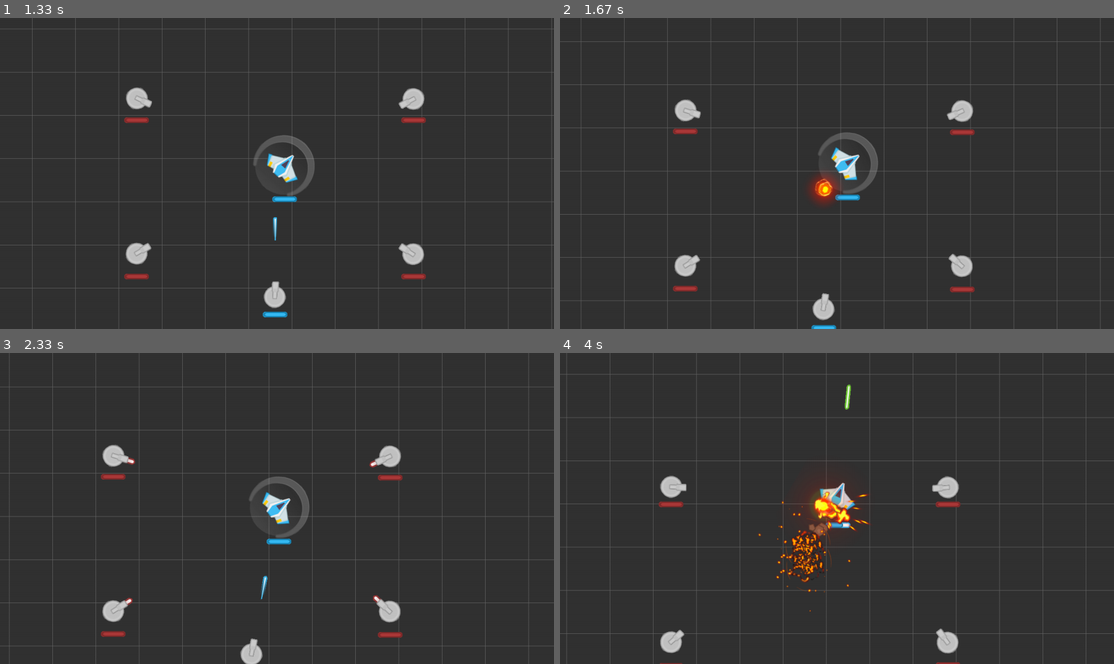
Above: before the commit, frames 1-4 (two rows, left to right).
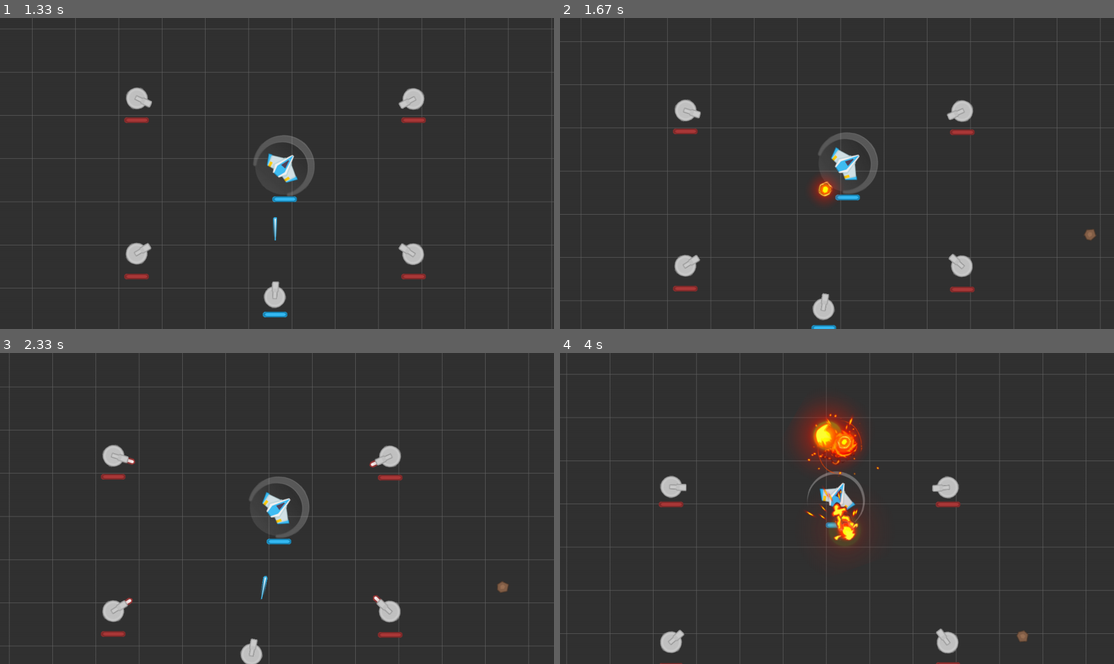
Above: after the commit, the same moments.

Repository: genericprogrammerdude/pygamengn
Game: pygame game, started from main.py
Same seed, same stepped clock (60 frames per second), same inputs: the game is played once before the commit and once after it.
Inputs:
- Up to frame 1 (1.33 s): tap Space at 0.33 s; hold D 0.67-1.13 s; hold W from 1.17 s (still down)
- Up to frame 2 (1.67 s): release W at 1.47 s; hold D from 1.5 s (still down)
- Up to frame 3 (2.33 s): release D at 1.97 s; hold A from 2 s (still down)
- Up to frame 4 (4 s): release A at 2.53 s; hold S 2.57-2.87 s; hold A 2.9-3.3 s; tap Space at 2.97, 3.27, 3.4, 3.8 s; hold W 3.33-3.7 s; hold D from 3.73 s (still down)

Frame 1 is identical in both runs. In frame 2, 0.1% of the frame differs, in the area x 45-97%, y 51-72%; in frame 3, less than 0.1%; in frame 4, 4.2%, in the area x 35-85%, y 10-93%.

Commit message:
Got a position for the new Asteroid, but it's not in world coordinates.

Diff:
--- /dev/null
+++ b/GameEngine/Test/geometry.py
@@ -0,0 +1,47 @@
+import unittest
+
+import numpy
+
+import geometry
+
+
+class TestGeometry(unittest.TestCase):
+
+    def test_segment_line_parallel(self):
+        # Parallel segments
+        a = geometry.Segment((0, 0), (4, 2))
+        b = geometry.Segment((1, 0), (3, 1))
+        self.assertEqual(a.intersect(b), None)
+
+    def test_segment_line_21(self):
+        # Intersecting at (2, 1)
+        a = geometry.Segment((0, 0), (4, 2))
+        b = geometry.Segment((0, 3), (3, 0))
+        self.assertEqual(a.intersect(b).all(), numpy.array([2, 1]).all())
+
+    def test_segment_line_105(self):
+        # Intersecting at (1, 0.5)
+        a = geometry.Segment((0, 0), (4, 2))
+        b = geometry.Segment((2, 0), (0, 1))
+        self.assertEqual(a.intersect(b).all(), numpy.array([1, 0.5]).all())
+
+    def test_line_line(self):
+        # No segment intersect, but lines do
+        a = geometry.Segment((2, 1), (4, 2))
+        b = geometry.Segment((0, 1), (2, 0))
+        self.assertEqual(a.intersect(b), None)
+
+    def test_line_line_no_segment(self):
+        # No segment intersect, but lines do
+        a = geometry.Segment((2, 1), (4, 2))
+        b = geometry.Segment((0, 1), (2, 0))
+        self.assertEqual(geometry.line_intersect(a.p0, a.p1, b.p0, b.p1).all(), numpy.array([1, 0.5]).all())
+
+    def test_ray(self):
+        ray = geometry.Ray((1, 2), 45)
+        print(ray)
+#         print(ray.point_in_ray((2, 3)))
+#         print(ray.point_in_ray((0, 1)))
+
+    if __name__ == "__main__":
+        unittest.main()
--- a/GameEngine/geometry.py
+++ b/GameEngine/geometry.py
@@ -7,10 +7,26 @@
         self.p0 = p0
         self.p1 = p1
 
-    def intersect(self, segment):
+    def __str__(self):
+        return "Segment(({0}, {1}), ({2}, {3}))".format(
+            self.p0[0],
+            self.p0[1],
+            self.p1[0],
+            self.p1[1]
+        )
+
+    def intersect_segment(self, segment):
         ip = line_intersect(self.p0, self.p1, segment.p0, segment.p1)
         if ip is not None:
             if not (self.point_in_segment(ip) and segment.point_in_segment(ip)):
+                return None
+        return ip
+
+    def intersect_line(self, segment):
+        """Same as intersect_segment(), but doesn't check for intersection point in segment."""
+        ip = line_intersect(self.p0, self.p1, segment.p0, segment.p1)
+        if ip is not None:
+            if not self.point_in_segment(ip):
                 return None
         return ip
 
@@ -27,27 +43,50 @@
 
 class Ray:
 
-    def __init__(self, origin, angle):
+    def __init__(self, origin, angle_deg):
         self.origin = origin
-        self.angle = angle
+        self.angle_deg = angle_deg
+
+    def __str__(self):
+        return "Ray(({0}, {1}), {2})".format(
+            self.origin[0],
+            self.origin[1],
+            self.angle_deg
+        )
 
     def inersect_segment(self, segment):
         p0 = self.origin
-        theta = numpy.deg2rad(self.angle)
-        p1 = (p0[0] + numpy.cos(theta), p0[1] + numpy.sin(theta))
+        theta = numpy.deg2rad(self.angle_deg)
+        cos = numpy.cos(theta)
+        sin = numpy.sin(theta)
+        p1 = (p0[0] + cos, p0[1] + sin)
         ip = line_intersect(p0, p1, segment.p0, segment.p1)
-        if segment.point_in_segment(ip) and self.point_in_ray(ip):
+        if ip is not None and segment.point_in_segment(ip) and self.point_in_ray(ip):
             return ip
         return None
 
-    def point_in_ray(self, point):
-        theta = numpy.deg2rad(self.angle)
+    def get_segment(self):
+        p0 = self.origin
+        theta = numpy.deg2rad(self.angle_deg)
         cos = numpy.cos(theta)
         sin = numpy.sin(theta)
-        p0 = numpy.array(self.origin)
-        p1 = numpy.array(point)
-        diff = p1 - p0
-        print(diff[0] / cos, diff[1] / sin)
+        p1 = (p0[0] + cos, p0[1] + sin)
+        return Segment(p0, p1)
+
+    def point_in_ray(self, point):
+        """DO NOT USE THIS. IT DOESN'T WORK."""
+        return None
+        theta = numpy.deg2rad(self.angle_deg)
+        cos = numpy.cos(theta)
+        sin = numpy.sin(theta)
+        factor_x = factor_y = 0
+        if cos != 0:
+            factor_x = ((point[0] - self.origin[0]) / cos)
+            return (factor_x < 0)
+        if sin != 0:
+            factor_y = ((point[1] - self.origin[1]) / sin)
+            return (factor_y < 0)
+        return False
 
 
 def line_intersect(a1, a2, b1, b2):
@@ -70,30 +109,15 @@
     return numpy.array([x / z, y / z])
 
 
-def test_segment_line():
-    # Parallel segments
-    a = Segment((0, 0), (4, 2))
-    b = Segment((1, 0), (3, 1))
-    print(a.intersect(b))
+def get_quadrant(angle_deg):
+    """Returns the quadrant for the given angle. Angle must be in degrees and normalized to [0, 360)."""
+    quadrant = 1
 
-    # Intersecting at (2, 1)
-    a = Segment((0, 0), (4, 2))
-    b = Segment((0, 3), (3, 0))
-    print(a.intersect(b))
+    if angle_deg >= 90 and angle_deg < 180:
+        quadrant = 2
+    elif angle_deg >= 180 and angle_deg < 270:
+        quadrant = 3
+    elif angle_deg >= 270 and angle_deg < 360:
+        quadrant = 4
 
-    # Intersecting at (1, 0.5)
-    a = Segment((0, 0), (4, 2))
-    b = Segment((2, 0), (0, 1))
-    print(a.intersect(b))
-
-    # No segment intersect, but lines do
-    a = Segment((2, 1), (4, 2))
-    b = Segment((0, 1), (2, 0))
-    print(a.intersect(b))
-    print(line_intersect((2, 1), (4, 2), (0, 1), (2, 0)))
-
-
-if __name__ == "__main__":
-    ray = Ray((1, 2), 45)
-    print(ray.point_in_ray((2, 3)))
-    print(ray.point_in_ray((0, 1)))
+    return quadrant
--- a/asteroid.py
+++ b/asteroid.py
@@ -1,9 +1,11 @@
 import random
+import sys
 
 import pygame
 
 from game_object_factory import GameObjectBase
 from game_object_factory import GameObjectFactory
+import geometry
 from projectile import Projectile
 from render_group import RenderGroup
 
@@ -65,6 +67,44 @@
             self.time_to_next_spawn = random.randrange(self.spawn_freq)
             asteroid_type = random.choice(self.asteroid_types)
             asteroid = GameObjectFactory.create(asteroid_type)
-            asteroid.set_pos(pygame.Vector2(640, 360))
             asteroid.set_heading(random.randrange(0, 360))
-            self.render_group.get_world_view_rect()
+            numpy_pos = self.get_initial_pos(self.render_group.get_world_view_rect(), asteroid)
+            pos = pygame.Vector2(numpy_pos[0], numpy_pos[1])
+            asteroid.set_pos(pos)
+
+    def get_initial_pos(self, world_view_rect, asteroid):
+        angle = 360 - random.randrange(0, 360)  # Flip the angle because positive y goes "down" on the screen
+        ray = geometry.Ray(world_view_rect.center, angle)
+        center_line = ray.get_segment()
+
+        quadrant = geometry.get_quadrant(angle)
+        edge_segs = []
+        if quadrant == 1:
+            edge_segs = [
+                geometry.Segment(world_view_rect.bottomright, world_view_rect.topright),
+                geometry.Segment(world_view_rect.topleft, world_view_rect.topright)
+            ]
+        elif quadrant == 2:
+            edge_segs = [
+                geometry.Segment(world_view_rect.topleft, world_view_rect.topright),
+                geometry.Segment(world_view_rect.bottomleft, world_view_rect.topleft)
+            ]
+        elif quadrant == 3:
+            edge_segs = [
+                geometry.Segment(world_view_rect.bottomleft, world_view_rect.bottomright),
+                geometry.Segment(world_view_rect.bottomleft, world_view_rect.topleft)
+            ]
+        else:
+            edge_segs = [
+                geometry.Segment(world_view_rect.bottomright, world_view_rect.topright),
+                geometry.Segment(world_view_rect.bottomleft, world_view_rect.bottomright)
+            ]
+
+        intersection = edge_segs[0].intersect_line(center_line)
+        if intersection is None:
+            intersection = edge_segs[1].intersect_line(center_line)
+
+        if intersection is None:
+            sys.stderr.write("AsteroidSpawner.get_initial_pos(): No intersection found. WTF?")
+
+        return intersection
